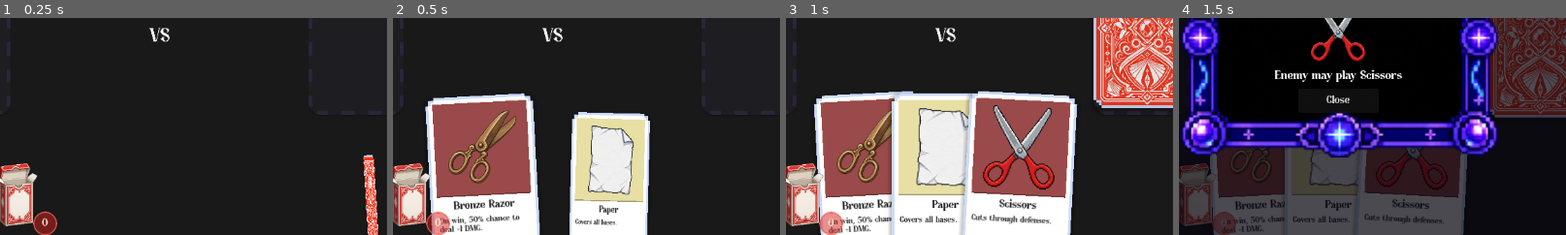
Above: before the commit, frames 1-4 (left to right).
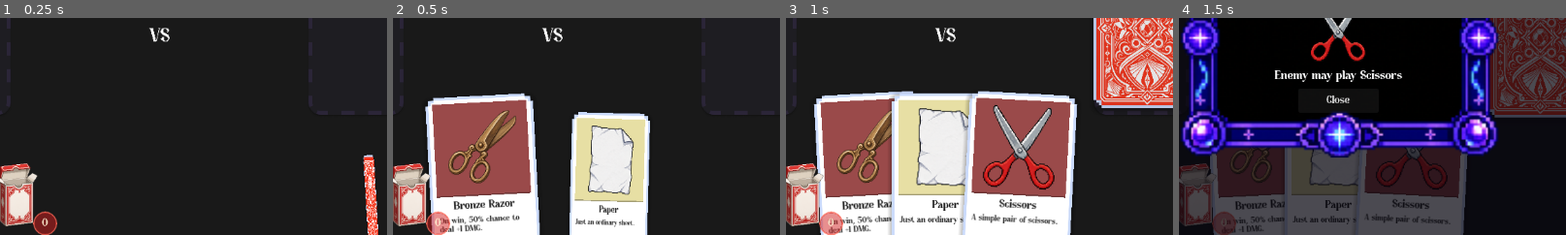
Above: after the commit, the same moments.

Repository: MaulRai/jankpot
Game: Godot game, scene res://scenes/main/Main.tscn
The game is run twice, just before and just after one commit, with the same random seed, the same clock (stepped at 60 frames per second) and the same inputs.
Inputs (mouse positions are % of the whole screen's width and height, from its top left):
- Up to frame 1 (0.25 s): no input
- Up to frame 2 (0.5 s): no input
- Up to frame 3 (1 s): click "Run Info" at 0.5 s
- Up to frame 4 (1.5 s): click (28, 19) at 1.25 s
The pictures show only the part of the screen within x 29-79%, y 46-96%; the shares and areas given below are measured in that part.

Frame 1 is identical in both runs. In frame 2, 0.2% of the frame differs, in the area x 47-63%, y 92-97%; in frame 3, 0.7%, in the area x 29-71%, y 90-96%; in frame 4, 0.2%.

Commit message:
feat: basic weapon desc

Diff:
--- a/resources/weapons/basic_paper.tres
+++ b/resources/weapons/basic_paper.tres
@@ -7,7 +7,7 @@
 id = "basic_paper"
 card_type = 1
 card_name = "Paper"
-brief_description = "Covers all bases."
+brief_description = "Just an ordinary sheet."
 art_path = "res://assets/weapon/paper-1.png"
 background_color = Color(0.906, 0.875, 0.643, 1)
 rarity = "Basic"
--- a/resources/weapons/basic_rock.tres
+++ b/resources/weapons/basic_rock.tres
@@ -7,7 +7,7 @@
 id = "basic_rock"
 card_type = 0
 card_name = "Rock"
-brief_description = "Solid and steady."
+brief_description = "Nothing but a plain rock."
 art_path = "res://assets/weapon/rock-1.png"
 background_color = Color(0.494, 0.569, 0.639, 1)
 rarity = "Basic"
--- a/resources/weapons/basic_scissors.tres
+++ b/resources/weapons/basic_scissors.tres
@@ -7,7 +7,7 @@
 id = "basic_scissors"
 card_type = 2
 card_name = "Scissors"
-brief_description = "Cuts through defenses."
+brief_description = "A simple pair of scissors."
 art_path = "res://assets/weapon/scissors-1.png"
 background_color = Color(0.604, 0.29, 0.29, 1)
 rarity = "Basic"
--- a/scripts/data/WeaponCatalog.gd
+++ b/scripts/data/WeaponCatalog.gd
@@ -27,17 +27,17 @@
 	match type:
 		CardDef.CardType.ROCK:
 			card.card_name = "Rock"
-			card.brief_description = "Solid and steady."
+			card.brief_description = "Nothing but a plain rock."
 			card.art_path = "res://assets/weapon/rock-1.png"
 			card.background_color = Color("#7E91A3")
 		CardDef.CardType.PAPER:
 			card.card_name = "Paper"
-			card.brief_description = "Covers all bases."
+			card.brief_description = "Just an ordinary sheet."
 			card.art_path = "res://assets/weapon/paper-1.png"
 			card.background_color = Color("#E7DFA4")
 		CardDef.CardType.SCISSORS:
 			card.card_name = "Scissors"
-			card.brief_description = "Cuts through defenses."
+			card.brief_description = "A simple pair of scissors."
 			card.art_path = "res://assets/weapon/scissors-1.png"
 			card.background_color = Color("#9A4A4A")
 	return card
--- a/scripts/game/EnemyController.gd
+++ b/scripts/game/EnemyController.gd
@@ -547,19 +547,19 @@
 		CardDef.CardType.ROCK:
 			card.id = "enemy_rock_%d" % index
 			card.card_name = "Rock"
-			card.brief_description = "Solid and steady."
+			card.brief_description = "Nothing but a plain rock."
 			card.art_path = "res://assets/weapon/rock-1.png"
 			card.background_color = Color("#7E91A3")
 		CardDef.CardType.PAPER:
 			card.id = "enemy_paper_%d" % index
 			card.card_name = "Paper"
-			card.brief_description = "Covers all bases."
+			card.brief_description = "Just an ordinary sheet."
 			card.art_path = "res://assets/weapon/paper-1.png"
 			card.background_color = Color("#E7DFA4")
 		CardDef.CardType.SCISSORS:
 			card.id = "enemy_scissors_%d" % index
 			card.card_name = "Scissors"
-			card.brief_description = "Cuts through defenses."
+			card.brief_description = "A simple pair of scissors."
 			card.art_path = "res://assets/weapon/scissors-1.png"
 			card.background_color = Color("#9A4A4A")
 	return card
